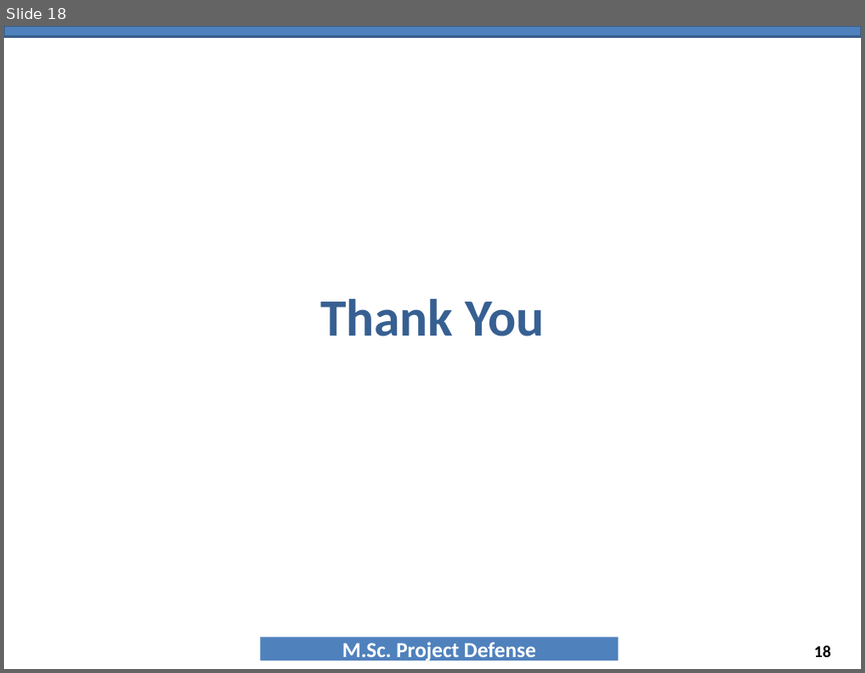
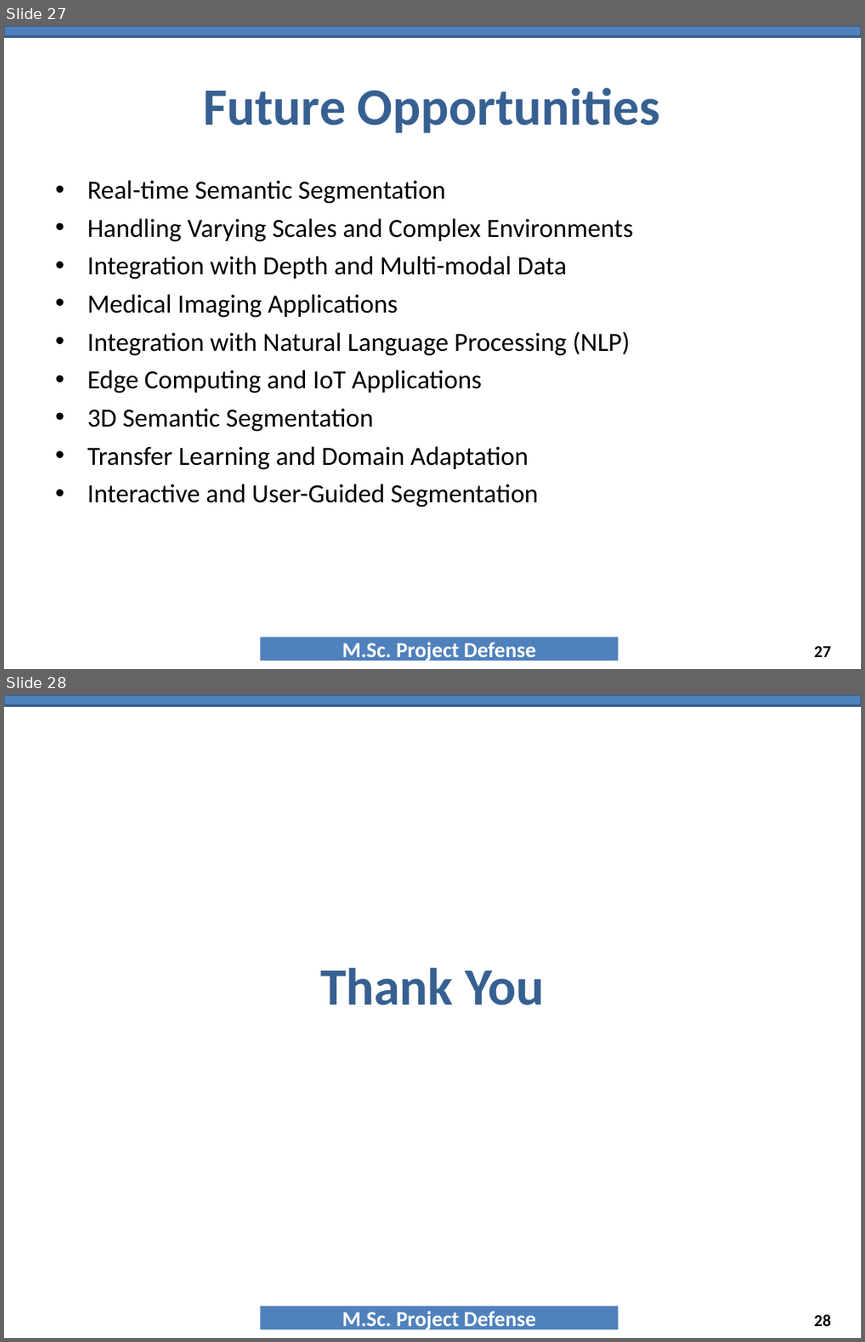
Before and after one commit to NAYANCSE27/msc-project, a slide deck: 9_PresentationTemplate_MscProject_CSE-057443.ppt. Shown one above the other, each under a label of ours: slide 18 before the commit, slides 27 and 28 after it. The pictures are 865x673 and 865x1342 pixels, drawn with LibreOffice and Linux fonts; fonts in the diff are those of the drawing; background and template pictures are left out. Boxes give left, top, right and bottom in pixels: in the first picture for what was removed or moved away, otherwise in the second. Text is boxed around its words. In the diff, an @@ line names an element or a change of style, - is before the commit and + after.

```diff
--- a/9_PresentationTemplate_MscProject_CSE-057443.ppt
+++ b/9_PresentationTemplate_MscProject_CSE-057443.ppt
@@ slide 27 added at (x1=4, y1=26, x2=861, y2=669), background #FFFFFF; not listed: 2 template elements that a slide beside it also shows @@
@@ title added at (x1=203, y1=87, x2=661, y2=133), 44 pt, text #376092, bold @@
+Future Opportunities
@@ text added at (x1=87, y1=180, x2=633, y2=507), 22 pt, text #000000 @@
+• Real-time Semantic Segmentation
+• Handling Varying Scales and Complex Environments
+• Integration with Depth and Multi-modal Data
+• Medical Imaging Applications
+• Integration with Natural Language Processing (NLP)
+• Edge Computing and IoT Applications
+• 3D Semantic Segmentation
+• Transfer Learning and Domain Adaptation
+• Interactive and User-Guided Segmentation
@@ page number added at (x1=814, y1=646, x2=831, y2=657), 14 pt, text #000000, bold @@
+27
@@ what was slide 18 is now slide 28 @@
@@ page number at (x1=814, y1=1314, x2=831, y2=1326): text changed @@
-18
+28
```
Also in this commit, not shown: 2 slides changed, 11 other slides added, 2 slides removed, 2 other files.
